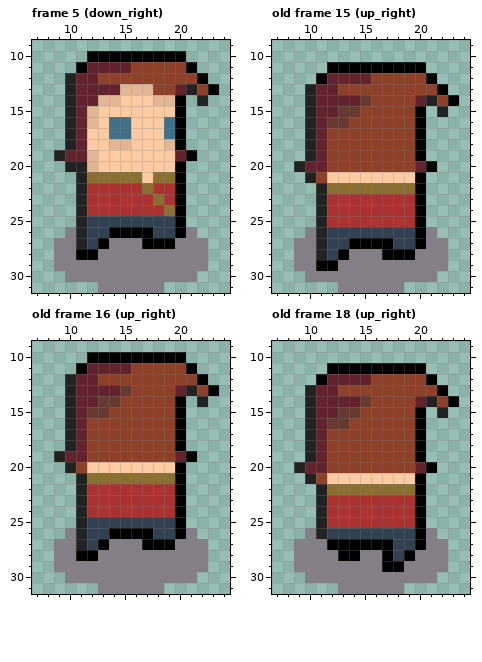
Pixel-art file: Assets/animations/player/player_walk.aseprite. Above is the file before it was changed.
32x32 pixels, 27 frames. Shown: frame 5 (down_right): x 7..24, y 9..31; old frame 15 (up_right): x 7..24, y 9..31; old frame 16 (up_right): x 7..24, y 9..31; old frame 18 (up_right): x 7..24, y 9..31. The commit also changed other frames, which this record leaves out.
The result:
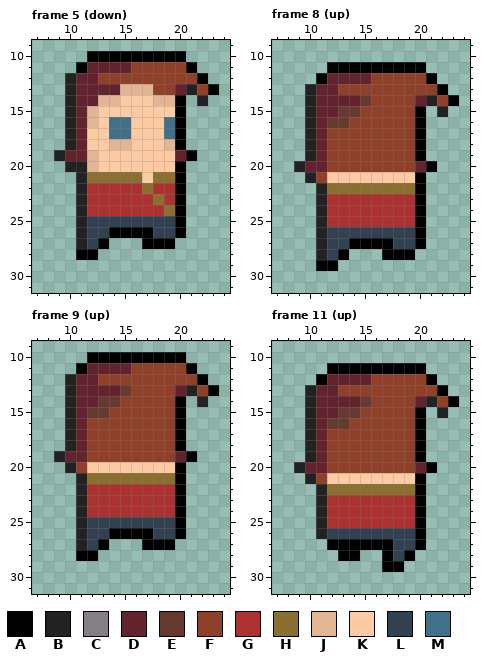
Palette (. is transparent): A #000000  B #222222  C #847e87  D #62232f  E #663931  F #8f4029  G #ac3232  H #8a6f30  J #e2b694  K #fccba3  L #314152  M #417089
A new or re-ordered frame is compared with the old frame closest to it.
From old to new:
frames re-ordered
Frame 5 (down), layer "Shadow":
y 26: x 10 C -> .; x 21 C -> .
y 27: x 9..10 CC -> ..; x 14..16 CCC -> ...; x 20..22 CCC -> ...
y 28: x 9..10 CC -> ..; x 13..22 CCCCCCCCCC -> ..........
y 29: x 9..22 CCCCCCCCCCCCCC -> ..............
y 30: x 10..21 CCCCCCCCCCCC -> ............
y 31: x 13..18 CCCCCC -> ......
Frame 8 (up) against old frame 15 (up_right), layer "Shadow":
y 26: x 10 C -> .; x 21 C -> .
y 27: x 9..10 CC -> ..; x 21..22 CC -> ..
y 28: x 9..10 CC -> ..; x 14..16 CCC -> ...; x 20..22 CCC -> ...
y 29: x 9..10 CC -> ..; x 13..22 CCCCCCCCCC -> ..........
y 30: x 10..21 CCCCCCCCCCCC -> ............
y 31: x 13..18 CCCCCC -> ......
Frame 9 (up) against old frame 16 (up_right), layer "Shadow": the same change as frame 5 (down)
Frame 11 (up) against old frame 18 (up_right), layer "Shadow":
y 26: x 10 C -> .; x 21 C -> .
y 27: x 9..11 CCC -> ...; x 21..22 CC -> ..
y 28: x 9..12 CCCC -> ....; x 15..16 CC -> ..; x 20..22 CCC -> ...
y 29: x 9..16 CCCCCCCC -> ........; x 19..22 CCCC -> ....
y 30: x 10..21 CCCCCCCCCCCC -> ............
y 31: x 13..18 CCCCCC -> ......
Where, in picture pixels (left, top, right, bottom), the same in both pictures:
erased: (54, 227, 208, 293)
erased: (294, 227, 448, 293)
erased: (54, 528, 208, 594)
erased: (294, 528, 448, 594)
